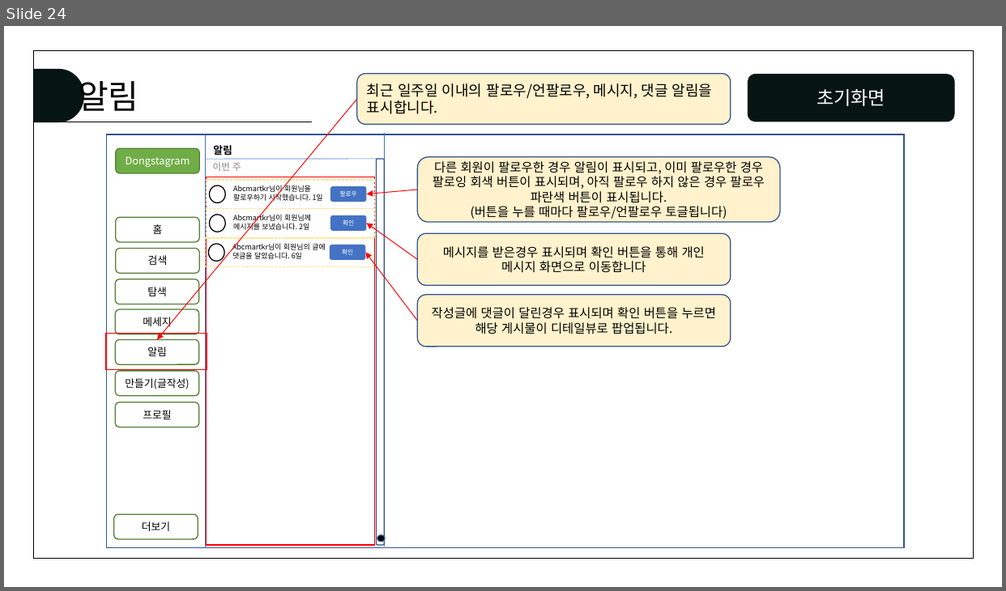
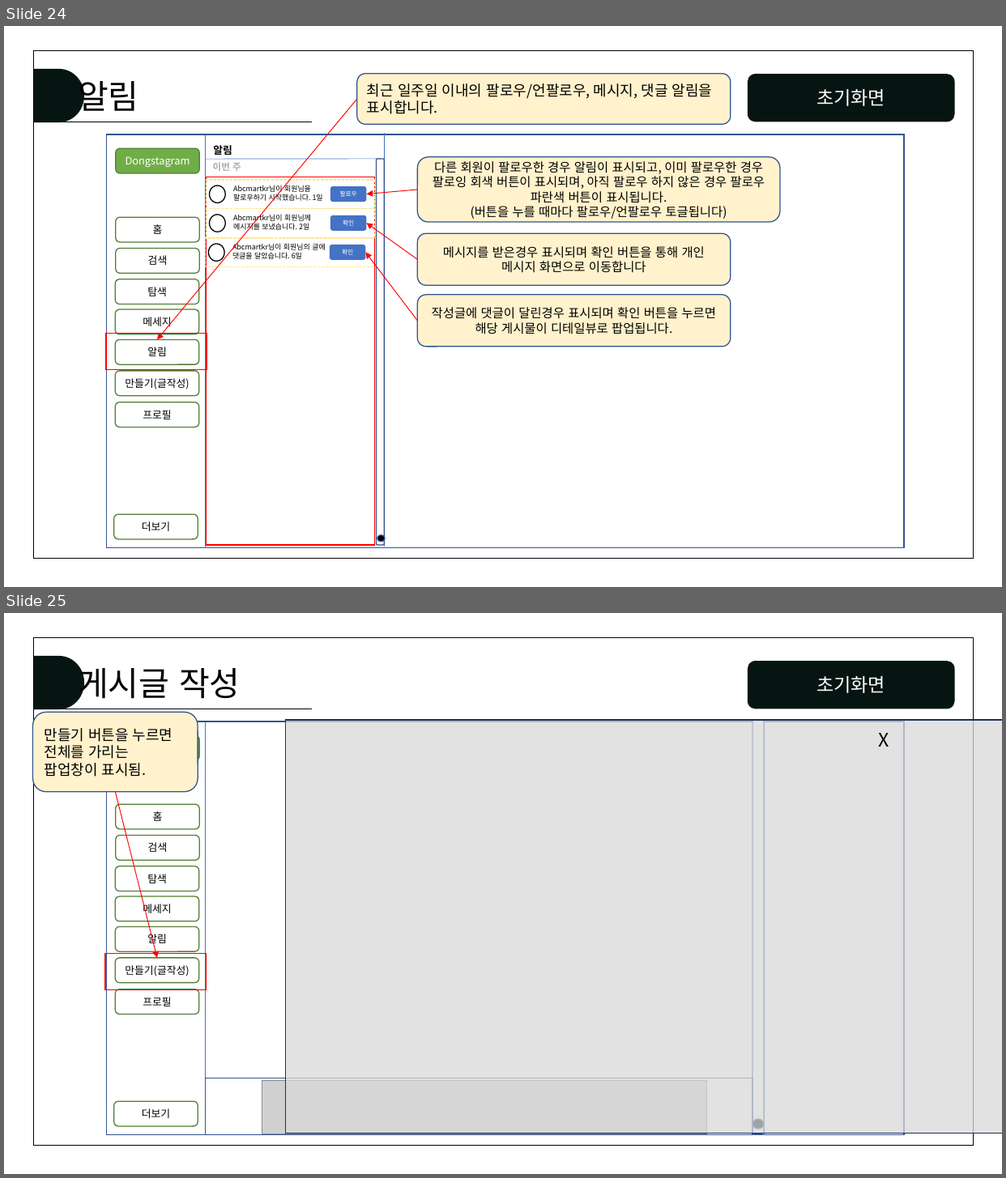
Before and after one commit to juhyeonjong2/DongStagram, a slide deck: Documents/5. 설계/2. 스토리보드/화면설계서.pptx. Shown one above the other, each under a label of ours: slide 24 before the commit, slides 24 and 25 after it. The pictures are 1006x591 and 1006x1178 pixels, drawn with LibreOffice and Linux fonts; fonts in the diff are those of the drawing; grey boxes stand for pictures. Boxes give left, top, right and bottom in pixels: in the first picture for what was removed or moved away, otherwise in the second. Text is boxed around its words. In the diff, an @@ line names an element or a change of style, - is before the commit and + after.

Commit message:
스토리보드 작업중
게시글 작성 작업중

```diff
--- a/Documents/5. 설계/2. 스토리보드/화면설계서.pptx
+++ b/Documents/5. 설계/2. 스토리보드/화면설계서.pptx
@@ slide 25 added at <box>4,613,1002,1174</box>, background #FFFFFF @@
@@ rectangle added at <box>34,637,974,1145</box>, outline #000000 1 pt @@
@@ flow chart delay added at <box>34,656,85,709</box>, fill #061512 @@
@@ rounded rectangle added at <box>748,661,955,709</box>, fill #061512, 18 pt, text #FFFFFF @@
+초기화면
@@ text added at <box>78,665,241,700</box>, 32 pt, text #000000 @@
+게시글 작성
@@ line added from (34, 709) to (312, 709), #000000 0.5 pt @@
@@ rounded rectangle added at <box>33,712,198,792</box>, fill #FFF2CC, outline #325491 1 pt, 14 pt, text #000000 @@
+만들기 버튼을 누르면 전체를 가리는 팝업창이 표시됨.
@@ rectangle added at <box>107,722,904,1135</box>, outline #325491 1 pt @@
@@ line added from (206, 722) to (206, 1135), #4472C4 0.5 pt @@
@@ rectangle added at <box>286,720,1002,1134</box>, fill #D9D9D9 at 75% opacity, outline #1E3256 1 pt @@
@@ rounded rectangle added at <box>752,721,764,1135</box>, fill #FFFFFF, outline #325491 1 pt @@
@@ line added from (764, 722) to (764, 1135), #4472C4 0.5 pt @@
@@ text added at <box>879,733,889,747</box>, 18 pt, text #000000 @@
+X
@@ rounded rectangle added at <box>116,736,199,760</box>, fill #70AD47, outline #538035 1 pt, 10 pt, text #FFFFFF @@
+Dongstagram
@@ rounded rectangle added at <box>116,805,199,829</box>, outline #538035 1 pt, 10 pt, text #000000 @@
+홈
@@ arrow added from (116, 792) to (157, 958), #FF0000 0.75 pt @@
@@ rounded rectangle added at <box>116,835,199,860</box>, outline #538035 1 pt, 10 pt, text #000000 @@
+검색
@@ rounded rectangle added at <box>116,867,199,892</box>, outline #538035 1 pt, 10 pt, text #000000 @@
+탐색
@@ rounded rectangle added at <box>116,897,199,922</box>, outline #538035 1 pt, 10 pt, text #000000 @@
+메세지
@@ rounded rectangle added at <box>116,926,199,952</box>, outline #538035 1 pt, 10 pt, text #000000 @@
+알림
@@ rectangle added at <box>105,954,206,990</box>, outline #FF0000 1 pt @@
@@ rounded rectangle added at <box>116,958,199,983</box>, outline #538035 1 pt, 10 pt, text #000000 @@
+만들기(글작성)
@@ rounded rectangle added at <box>116,990,199,1014</box>, outline #538035 1 pt, 10 pt, text #000000 @@
+프로필
@@ rectangle added at <box>206,1079,752,1135</box>, outline #325491 1 pt @@
@@ picture added at <box>262,1081,706,1134</box> @@
@@ rounded rectangle added at <box>114,1102,198,1127</box>, outline #538035 1 pt, 10 pt, text #000000 @@
+더보기
@@ ellipse added at <box>752,1119,764,1129</box>, fill #000000, outline #325491 1 pt @@
```
